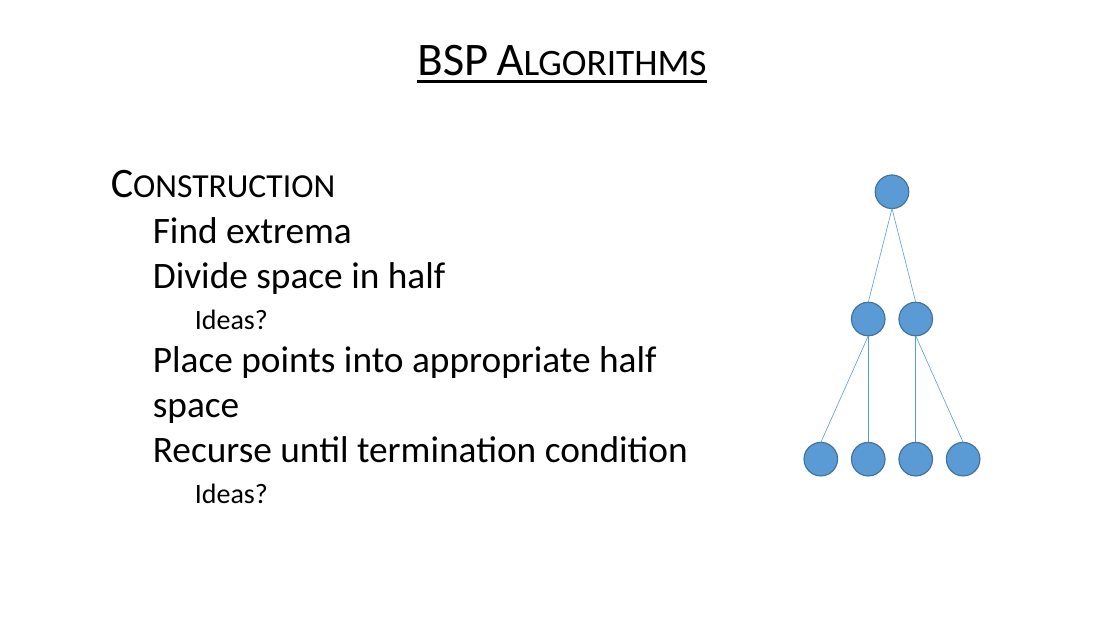
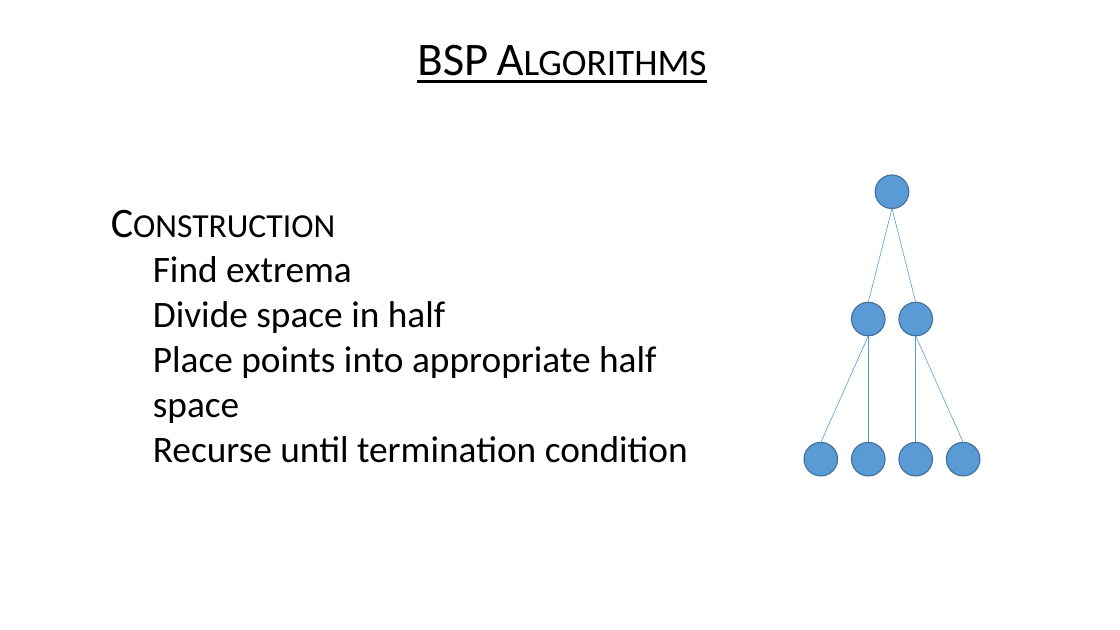
Before and after one commit to USFDataVisualization/Computational-Geometry-Lecture, a slide deck: slide 23 of L12-searches.pptx (slide 22 before the commit). Drawn at 1120x630 pixels with LibreOffice and Linux fonts; fonts in the diff are those of the drawing; background and template pictures are left out. Boxes give left, top, right and bottom in pixels: in the first picture for what was removed or moved away, otherwise in the second. Text is boxed around its words. In the diff, an @@ line names an element or a change of style, - is before the commit and + after.

```diff
--- a/L12-searches.pptx
+++ b/L12-searches.pptx
@@ text at [195, 309, 268, 330]: paragraph removed @@
-    • Ideas?
@@ text at [195, 483, 268, 504]: paragraph removed @@
-    • Ideas?
```
Also in this commit, not shown: 1 other slide changed, 2 slides added, 7 other files.
